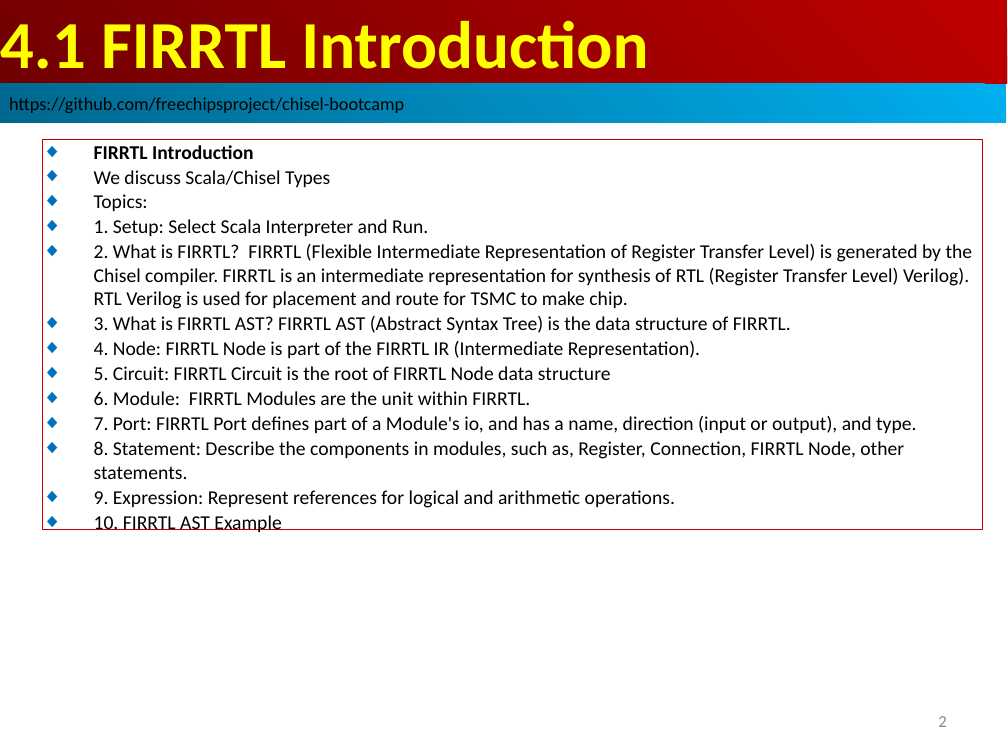
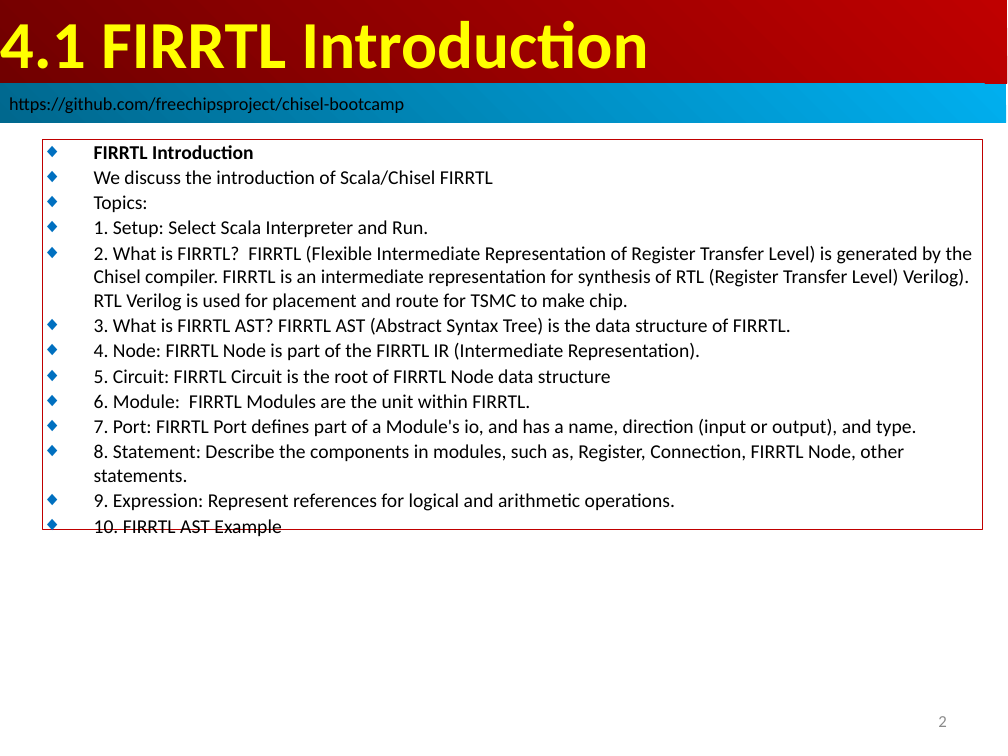
Before and after one commit to peterhchen/AIU_CS800_Chisel, a slide deck: slide 2 of 300_UCB_BC/004.1_FIRRTL_Intro/001_Video/004.1_FIRRTL_Intro.ppt. Drawn at 1008x756 pixels with LibreOffice and Linux fonts; fonts in the diff are those of the drawing. Boxes give left, top, right and bottom in pixels: in the first picture for what was removed or moved away, otherwise in the second. Text is boxed around its words. In the diff, an @@ line names an element or a change of style, - is before the commit and + after.

```diff
--- a/300_UCB_BC/004.1_FIRRTL_Intro/001_Video/004.1_FIRRTL_Intro.ppt
+++ b/300_UCB_BC/004.1_FIRRTL_Intro/001_Video/004.1_FIRRTL_Intro.ppt
@@ text in rectangle at (94, 170, 493, 185): text changed @@
-◆ We discuss Scala/Chisel Types
+◆ We discuss the introduction of Scala/Chisel FIRRTL
```
